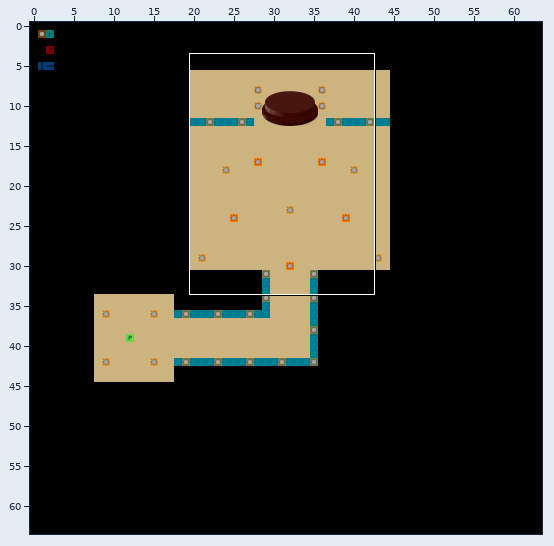
A Tiled map (JSON) gets an edit: assets/maps/boss.json. The first picture is a wide view before the edit; the outline marks the close-up.
Close-up. Before:
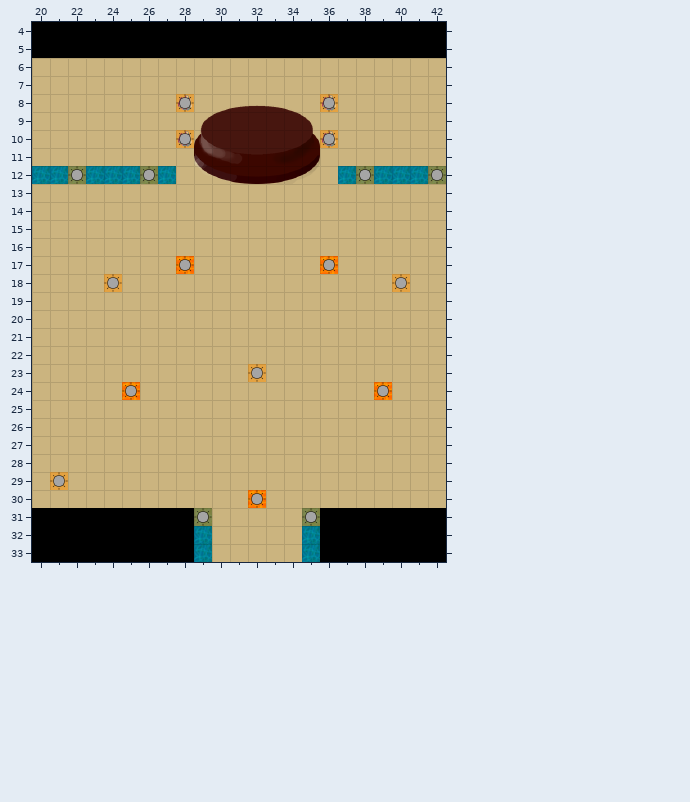
Cells are 32x32 px. Shown: x 20..42, y 4..33. The commit also changed other parts of the map, which this record leaves out.
The result:
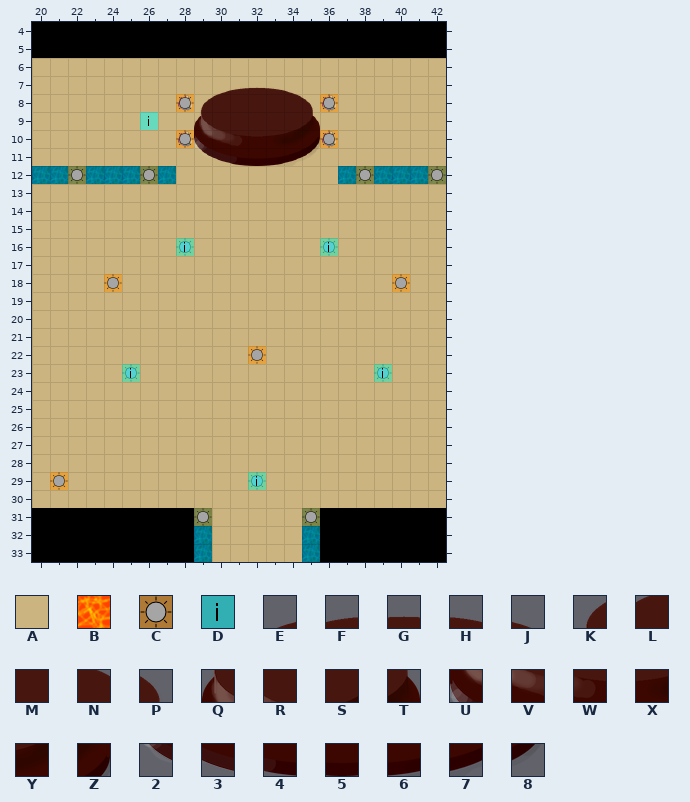
Key: from "basic": A 1, B 6; from "items": C 0, D 5; from "trone": E 1, F 2, G 3, H 4, J 5, K 7, L 8, M 9, N 12, P 13, Q 14, R 15, S 19, T 20, U 21, V 22, W 23, X 25, Y 26, Z 27, 2 28, 3 29, 4 30, 5 31, 6 32, 7 33, 8 34.
_ is an empty cell.
Objects are placed by their top-left corner, in cells (3,4 is the top-left corner of cell 3,4); size is 1x1 cell unless given.
Edits made:
Layer "map":
y 17: x 28 B -> A; x 36 B -> A
y 24: x 25 B -> A; x 39 B -> A
y 30: x 32 B -> A
Layer "overlay":
y 7: x 30..34 _____ -> EFGHJ
y 8: x 29..35 _EFGHJ_ -> KLMMMNP
y 9: x 29..30 KL -> QR; x 34..35 NP -> ST
y 10: x 29..30 QR -> UV; x 33..35 MST -> XYZ
y 11: x 29..31 UVW -> 234; x 33..35 XYZ -> 678
y 12: x 29..35 2345678 -> _______
Layer "lights":
changed: C "LightLava" at 28,17 -> C "LightLava" at 28,16
changed: C "LightLava" at 36,17 -> C "LightLava" at 36,16
changed: C "LightD" at 32,23 -> C "LightD" at 32,22
changed: C "LightLava" at 39,24 -> C "LightLava" at 39,23
changed: C "LightLava" at 25,24 -> C "LightLava" at 25,23
changed: C "LightLava" at 32,30 -> C "LightLava" at 32,29
Layer "items":
added: D "matt" at 26,9
added: D "clock" at 28,16
added: D "blood" at 36,16
added: D "chair" at 39,23
added: D "carnivorousPlant" at 25,23
added: D "collar" at 32,29
Changed places in both close-ups, as pixel boxes (x1, y1, x2, y2):
changed: (194, 87, 320, 184)
added: (140, 112, 158, 130)
changed: (176, 238, 194, 274)
changed: (320, 238, 338, 274)
changed: (248, 346, 266, 382)
changed: (122, 364, 140, 400)
changed: (374, 364, 392, 400)
changed: (248, 472, 266, 508)
